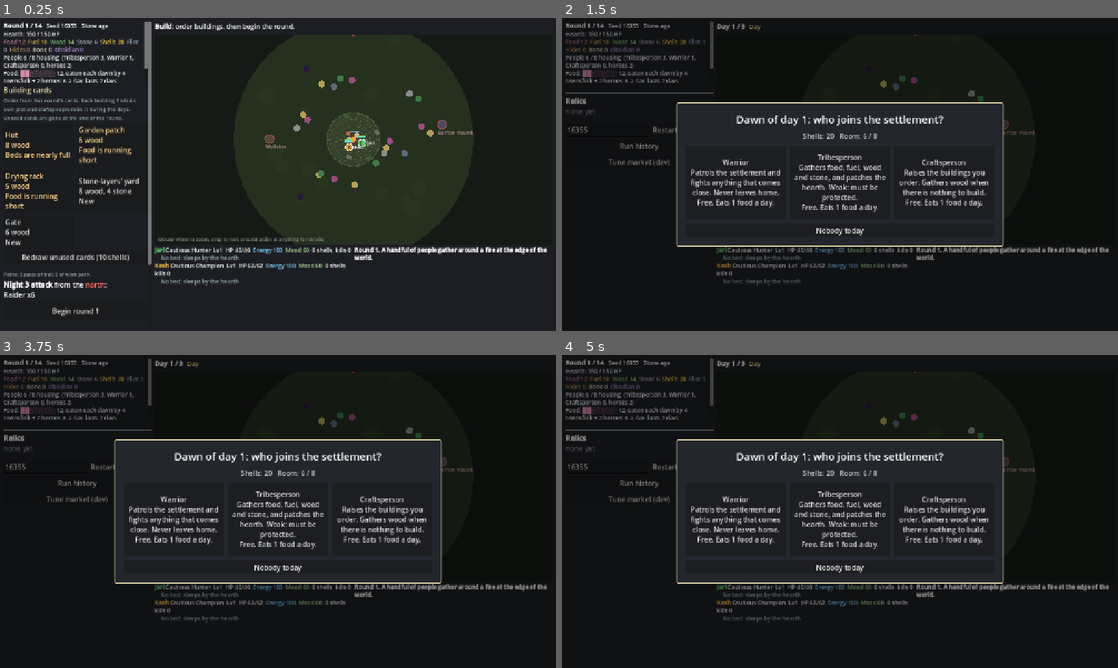
Above: before the commit, frames 1-4 (two rows, left to right).
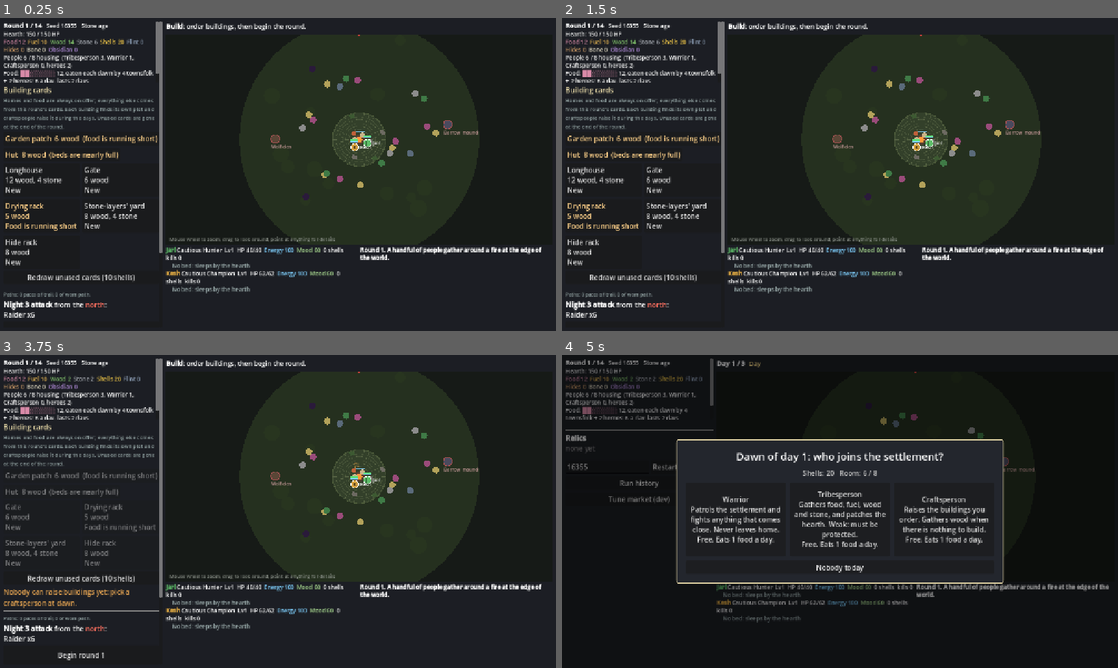
Above: after the commit, the same moments.

Repository: carltonbonks/YourEarthKeepsTurning-CityBuilder
Game: Godot game, scene res://game/main.tscn
The game is run twice, just before and just after one commit, with the same random seed, the same clock (stepped at 60 frames per second) and the same inputs.
Inputs (mouse positions are in pixels of both pictures, inside the frame that each line leads up to):
- Up to frame 1 (0.25 s): no input
- Up to frame 2 (1.5 s): click (639, 312) at 0.5 s, where only the run before the commit has a clickable "Begin round 1"; click (684, 130) at 1.25 s, where only the run before the commit has a clickable "Restart with seed"
- Up to frame 3 (3.75 s): click (122, 467) at 2 s, where only the run before the commit has a clickable "Restart with seed"; click (122, 467) at 2.75 s, where only the run before the commit has a clickable "Restart with seed"; click (44, 517) at 3.5 s, where only the run after the commit has a clickable "Longhouse 12 wood, 4 stone New"
- Up to frame 4 (5 s): click (645, 655) at 4.25 s, where only the run after the commit has a clickable "Begin round 1"

The runs differ from the first frame. In frame 1, 10% of the frame differs, in the area x 0-99%, y 1-96%; in frame 2, 15%; in frame 3, 15%, in the area x 0-99%, y 1-98%; in frame 4, less than 0.1%.

Commit message:
Building cards: basics always on offer, bigger hand in later ages
Huts, gardens, townhouses and fields are always on offer, so towns can
grow more than one home a round. The hand grows by one card per age, and
buildings new to the current age count as needed. Docs and pending
defaults updated with bot win rates.

Co-Authored-By: Claude Opus 5.5 (1M context) <noreply@anthropic.com>
Claude-Session: https://claude.ai/code/session_01L7BiixhhGrgaLBCrrNGkcS

Diff:
--- a/data/balance.json
+++ b/data/balance.json
@@ -34,8 +34,9 @@
 	"hero_card_cost": 30,
 	"lodging_draw_bonus": 2,
 
-	"_build_cards_note": "Building cards: each round's build ph …(382 unchanged characters)…  for a building the town has never had. One redraw a round for build_redraw_cost shells deals a fresh hand for the cards not yet used.",
+	"_build_cards_note": "Building cards: each round's build ph …(382 unchanged characters)…  for a building the town has never had. A building of the town's current age it has never had counts as needed. The hand grows by build_hand_per_age for every age past the first. One redraw a round for build_redraw_cost shells deals a fresh hand for the cards not yet used.",
 	"build_hand_size": 5,
+	"build_hand_per_age": 1,
 	"build_need_weight": 4,
 	"build_new_weight": 2,
 	"build_redraw_cost": 10,
--- a/data/buildings.json
+++ b/data/buildings.json
@@ -1,6 +1,6 @@
 {
-	"_note": "Buildings you order at the start of a round. requires = another building that must be ordered first. workshop = craftspeople work here (slots …(1862 unchanged characters)…
-	"hut": {"name": "Hut", "text": "Room for 3 more people.", "cost": {"wood": 8}, "work": 15, "housing": 3, "fuel": 0.5, "color": "#8a6a44"},
+	"_note": "Buildings you order at the start of a round. requires = another building that must be ordered first. basic = always on offer in the build phase, never dealt as a building card (see build_hand_size in balance.json). workshop = craftspeople work here (slots …(1862 unchanged characters)…
+	"hut": {"basic": true, "name": "Hut", "text": "Room for 3 more people.", "cost": {"wood": 8}, "work": 15, "housing": 3, "fuel": 0.5, "color": "#8a6a44"},
 	"watch_post": {"name": "Watch post", "text": "Shoots arrows at enemies near it. Spreads out from other watch posts, un …(216 unchanged characters)…
 	"longhouse": {"name": "Longhouse", "text": "Hero lodging (3 beds). Plain but watchful. Heroes can appear in dawn picks.", "cost": {"wood": 12, "stone": 4}, "work": 40, "max": 1, "housing": 2, "fuel": 1, "color": "#9c7a3c",
 		"lodging": {"beds": 3, "rest": 1.0, "wake_radius": 180, "heal": 0.5, "night_price": 0}},
@@ -8,7 +8,7 @@
 		"lodging": {"beds": 3, "rest": 1.5, "wake_radius": 90, "heal": 0.5, "night_price": 2}},
 	"shrine": {"name": "Spirit shrine", "text": "Hero lodging (2 beds). Heroes heal as they rest and wake at the first sign of danger. Cautious and dutiful heroes prefer it.", "cost": {"wood": 6, "stone": 8}, "work": 35, "max": 1, "fuel": 0.5, "color": "#7a8ac8",
 		"lodging": {"beds": 2, "rest": 0.9, "wake_radius": 260, "heal": 2.5, "night_price": 0}},
-	"garden": {"name": "Garden patch", "text": "Roots and greens tended between chores: 2 food every dawn, steady whatever the gatherers find. Needs no workers.", "cost": {"wood": 6}, "work": 10, "max": 3, "daily": {"food": 2}, "color": "#6a9a4a"},
+	"garden": {"basic": true, "name": "Garden patch", "text": "Roots and greens tended between chores: 2 food every dawn, steady whatever the gatherers find. Needs no workers.", "cost": {"wood": 6}, "work": 10, "max": 3, "daily": {"food": 2}, "color": "#6a9a4a"},
 	"drying_rack": {"name": "Drying rack", "text": "Food lasts: each day's food upkeep is 25% lower.", "cost": {"wood": 5}, "work": 12, "max": 2, "color": "#a08860"},
 	"market": {"name": "Market square", "text": "Open ground for stalls. Heroes sell their finds here.", "cost": {"wood": 6}, "work": 12, "max": 1, "color": "#c9a86a"},
 	"arms_stall": {"name": "Arms stall", "text": "Sells the knapper's blades and spears, and later the bronzesmith's swords and axes, to heroes.", "requires": "market", "near": "market", "cost": {"wood": 6}, "work": 12, "max": 1, "color": "#d08a4a", "stall": {"sells": "arms"}},
@@ -26,8 +26,8 @@
 	"smelter": {"name": "Smelter", "text": "A craftsperson smelts cassiterite into tin, then copper and tin into bronze in …(203 unchanged characters)…
 	"bronzesmith": {"name": "Bronzesmith", "text": "A craftsperson casts bronze swords, axes, scale armour and torcs for the stalls.", "age": "bronze", "near": "market", "cost": {"wood": 8, "stone": 4}, "work": 30, "max": 1, "color": "#d09050", "workshop": {"slots": 1}},
 	"stone_keep": {"name": "Stone keep", "text": "A squat stone tower where the town's first lord holds court. Raising it  …(431 unchanged characters)…
-	"townhouse": {"name": "Townhouse", "text": "Timber and stone: room for 6 more people, but it burns more fuel.", "age": "medieval", "cost": {"wood": 14, "stone": 6}, "work": 30, "housing": 6, "fuel": 1.5, "color": "#9a7a5a"},
-	"field": {"name": "Field", "text": "Ploughed strips …(295 unchanged characters)…
+	"townhouse": {"basic": true, "name": "Townhouse", "text": "Timber and stone: room for 6 more people, but it burns more fuel.", "age": "medieval", "cost": {"wood": 14, "stone": 6}, "work": 30, "housing": 6, "fuel": 1.5, "color": "#9a7a5a"},
+	"field": {"basic": true, "name": "Field", "text": "Ploughed strips …(295 unchanged characters)…
 	"charcoal_burner": {"name": "Charcoal burner", "text": "A craftsperson stacks and smothers wood: 3 wood make 2 charcoa …(187 unchanged characters)…
 	"bloomery": {"name": "Bloomery", "text": "A craftsperson smelts bog iron with charcoal into iron blooms. Iron goes to  …(186 unchanged characters)…
 	"blacksmith": {"name": "Blacksmith", "text": "A craftsperson folds iron and charcoal into steel, and forges iron spear …(206 unchanged characters)…
--- a/game/build_panel.gd
+++ b/game/build_panel.gd
@@ -19,7 +19,7 @@
 
 func _init() -> void:
 	UiKit.heading(self, "Building cards")
-	UiKit.note(self, "Order from this round's cards. Each building finds its own plot and craftspeople raise it during the days. Unused cards are gone at the end of the round.")
+	UiKit.note(self, "Homes and food are always on offer; everything else comes from this round's cards. Each building finds its own plot and craftspeople raise it during the days. Unused cards are gone at the end of the round.")
 	_build_list = VBoxContainer.new()
 	add_child(_build_list)
 	add_child(HSeparator.new())
@@ -38,6 +38,12 @@
 	var content := run.content
 	for child in _build_list.get_children():
 		child.queue_free()
+	var basics := HFlowContainer.new()
+	basics.add_theme_constant_override("h_separation", 6)
+	basics.add_theme_constant_override("v_separation", 6)
+	_build_list.add_child(basics)
+	for type: String in run.hand.basics():
+		basics.add_child(_basic_button(type))
 	var grid := GridContainer.new()
 	grid.columns = 2
 	grid.add_theme_constant_override("h_separation", 6)
@@ -76,21 +82,42 @@
 	"beds": "Heroes need beds",
 	"supply": "A stall has nothing to sell",
 	"stall": "Your workshop needs a stall",
+	"age": "New in this age",
 }
 
 
-## One building card: name, cost, why the town wants it; the description and warnings on hover.
-func _card_button(card: Dictionary, age_up: bool) -> Button:
-	var content := run.content
-	var type: String = card["building"]
-	var def: Dictionary = content.buildings[type]
+## A basic building (homes and food): always on offer, a small button rather than a card.
+func _basic_button(type: String) -> Button:
+	var def: Dictionary = run.content.buildings[type]
+	var owned := run.world.count_buildings(type, false)
+	var btn := Button.new()
+	btn.text = "%s  %s%s" % [def["name"], _cost_text(def), "  [%d]" % owned if owned > 0 else ""]
+	var why: String = NEED_TEXT.get(run.hand.need(type), "")
+	if why != "":
+		btn.add_theme_color_override("font_color", Color("#ffd28a"))
+		btn.text += "  (%s)" % why.to_lower()
+	btn.tooltip_text = "%s\nAlways on offer.\nA craftsperson needs about %d seconds to raise it." % [def["text"], def["work"]]
+	btn.disabled = not run.hand.can_order(type)
+	btn.pressed.connect(_act.bind(run.hand.order.bind(type)))
+	return btn
+
+
+func _cost_text(def: Dictionary) -> String:
 	var cost := PackedStringArray()
 	for r: String in def["cost"]:
 		cost.append("%d %s" % [def["cost"][r], r])
+	return ", ".join(cost)
+
+
+## One building card: name, cost, why the town wants it; the description and warnings on hover.
+func _card_button(card: Dictionary, age_up: bool) -> Button:
+	var content := run.content
+	var type: String = card["building"]
+	var def: Dictionary = content.buildings[type]
 	var owned := run.world.count_buildings(type, false)
 	var lines := PackedStringArray()
 	lines.append(("RAISE: " if age_up else "") + def["name"])
-	lines.append(", ".join(cost))
+	lines.append(_cost_text(def))
 	var why: String = NEED_TEXT.get(card["need"], "")
 	if why == "" and owned == 0 and not age_up:
 		why = "New"
--- a/sim/build_hand.gd
+++ b/sim/build_hand.gd
@@ -2,6 +2,7 @@
 extends RefCounted
 ## Building cards (`run.hand`): each round's build phase deals a hand of buildings to order from,
 ## weighted toward what the town needs, plus a card for ageing up whenever it can be raised.
+## Basic buildings (homes and food) are always on offer and never dealt, like Against the Storm's basics.
 ## Ordering a card pays the building's cost (RunState.build) and uses the card up.
 ## Numbers are in data/balance.json (build_hand_size, build_need_weight, build_new_weight, build_redraw_cost).
 
@@ -45,9 +46,21 @@
 	return run.content.int_num("build_redraw_cost")
 
 
-## True if this building type is on a card in hand (the ageing-up card counts).
+## Basic buildings (homes and food, `basic` in data/buildings.json) that can go up now: always on offer,
+## as many as the town can pay for, never dealt as cards.
+func basics() -> Array[String]:
+	var out: Array[String] = []
+	var types := run.content.buildings.keys()
+	types.sort()
+	for type: String in types:
+		if run.content.buildings[type].get("basic", false) and eligible(type):
+			out.append(type)
+	return out
+
+
+## True if this building type is on a card in hand (the ageing-up card and basic buildings count).
 func offers(type: String) -> bool:
-	return milestone.get("building", "") == type or cards.any(func(c: Dictionary) -> bool: return c["building"] == type)
+	return run.content.buildings[type].get("basic", false) or milestone.get("building", "") == type or cards.any(func(c: Dictionary) -> bool: return c["building"] == type)
 
 
 ## Orders the building on a card in hand and uses the card up.
@@ -58,6 +71,8 @@
 func order(type: String) -> bool:
 	if not can_order(type) or not run.build(type):
 		return false
+	if run.content.buildings[type].get("basic", false):
+		return true
 	if milestone.get("building", "") == type:
 		milestone = {}
 	else:
@@ -91,7 +106,8 @@
 
 
 ## Why the town wants a building now: "housing", "food", "beds", "supply" (a stall has nobody making
-## its goods), "stall" (a workshop has nowhere to sell), or "" for nothing in particular.
+## its goods), "stall" (a workshop has nowhere to sell), "age" (new in the town's current age),
+## or "" for nothing in particular.
 func need(type: String) -> String:
 	var content := run.content
 	var def: Dictionary = content.buildings[type]
@@ -117,7 +133,15 @@
 		return "stall"
 	if def.has("stall") and not _has_stall(def["stall"]["sells"]) and _supplied(def["stall"]["sells"]):
 		return "stall"
+	var own_age: String = def.get("age", "")
+	if own_age != "" and own_age == run.age and run.world.count_buildings(type, false) == 0:
+		return "age"
 	return ""
+
+
+## How many cards a hand holds: build_hand_size, plus build_hand_per_age for every age past the first.
+func size() -> int:
+	return run.content.int_num("build_hand_size") + run.content.int_num("build_hand_per_age") * run.content.ages["order"].find(run.age)
 
 
 func _fill(rng: SeededRng, avoid: Array = []) -> void:
@@ -128,7 +152,7 @@
 	var types := content.buildings.keys()
 	types.sort()
 	for type: String in types:
-		if not eligible(type):
+		if not eligible(type) or content.buildings[type].get("basic", false):
 			continue
 		if content.buildings[type].has("ages_up"):
 			milestone = {"building": type, "need": ""}
@@ -142,7 +166,7 @@
 		if avoid.has(type):
 			weight *= 0.25
 		weights[type] = weight
-	while cards.size() < content.int_num("build_hand_size") and not weights.is_empty():
+	while cards.size() < size() and not weights.is_empty():
 		var type := rng.weighted(weights)
 		weights.erase(type)
 		cards.append({"building": type, "need": need(type)})
--- a/tests/test_build_hand.gd
+++ b/tests/test_build_hand.gd
@@ -13,7 +13,7 @@
 func test_hand_is_dealt_without_repeats() -> void:
 	var run := _run()
 	var types := _types(run)
-	check_eq(types.size(), run.content.int_num("build_hand_size"), "a full hand is dealt")
+	check_eq(types.size(), run.content.int_num("build_hand_size"), "a full hand is dealt in the first age")
 	for t: String in types:
 		check_eq(types.count(t), 1, "%s is dealt once" % t)
 		check(run.hand.eligible(t), "%s could be ordered now" % t)
@@ -31,7 +31,7 @@
 	var held: String = run.hand.cards[0]["building"]
 	var missing := ""
 	for t: String in run.content.buildings:
-		if run.hand.eligible(t) and not run.hand.offers(t):
+		if run.hand.eligible(t) and not run.hand.offers(t) and not run.content.buildings[t].get("basic", false):
 			missing = t
 			break
 	check(missing != "", "some building is not in hand")
@@ -81,3 +81,12 @@
 	var hands: Array = record["rounds"][-1]["build_hands"]
 	check_eq(hands.size(), 2, "the record keeps the first hand and the redrawn one")
 	check(record["rounds"][-1]["actions"].any(func(a: Dictionary) -> bool: return a["kind"] == "redraw"), "the redraw is logged")
+
+
+func test_basics_are_always_on_offer() -> void:
+	var run := _run()
+	run.stock["wood"] = 99
+	check(run.hand.basics().has("hut"), "huts are always on offer")
+	check(not _types(run).has("hut"), "huts are never dealt as a card")
+	check(run.hand.order("hut") and run.hand.order("hut"), "two huts can be ordered in one round")
+	check_eq(run.world.count_buildings("hut", false), 2, "both huts are placed")
Not shown, added: tests/test_build_hand.gd.uid
Not shown, changed: CLAUDE.md
Not shown, changed: docs/PENDING_DEFAULTS.md
